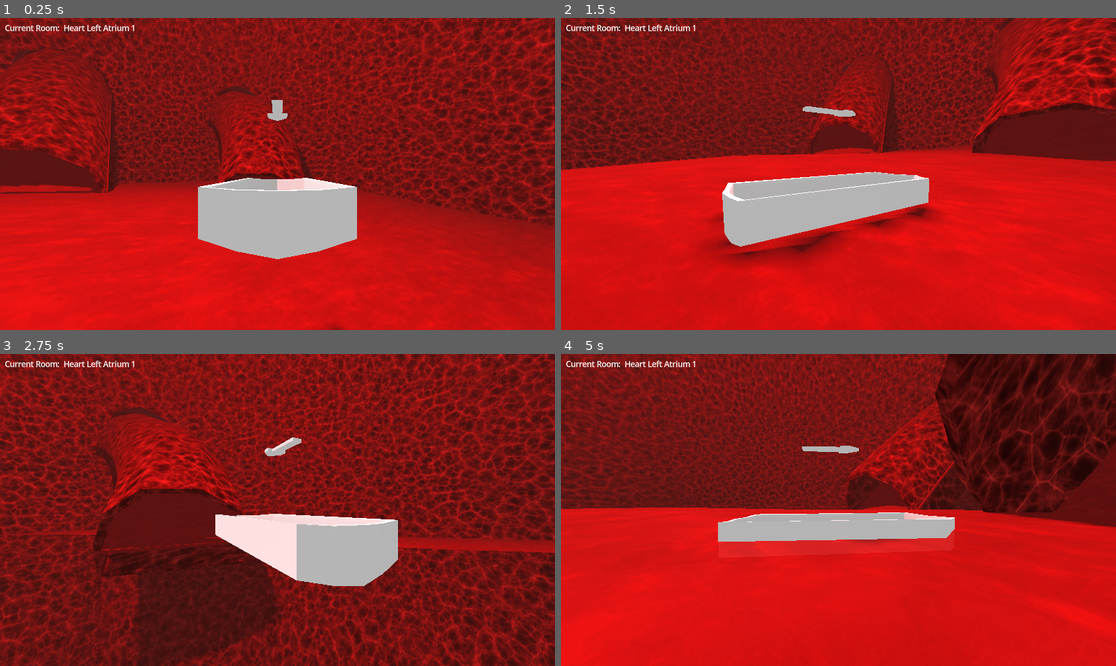
Above: before the commit, frames 1-4 (two rows, left to right).
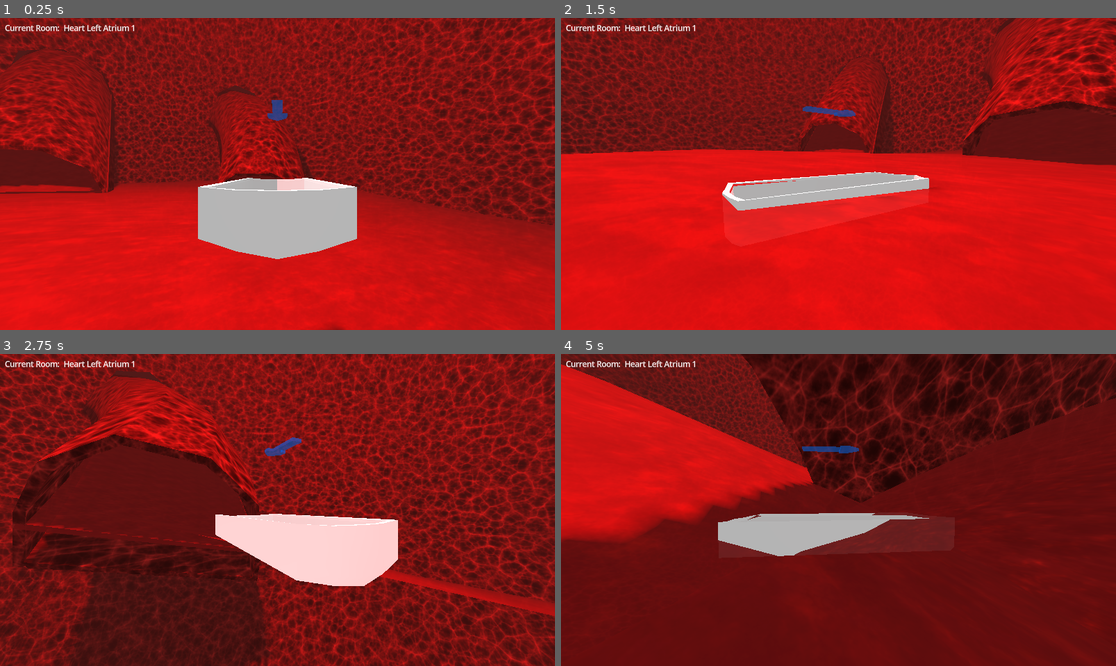
Above: after the commit, the same moments.

Repository: petegilb/bloodstream
Game: Godot game, scene res://levels/mainlevel.tscn
Two runs of this game, one before a commit and one after it. Both use one fixed random seed, a clock stepped at 60 frames per second and the inputs below.
Inputs (mouse positions are in pixels of both pictures, inside the frame that each line leads up to):
- Up to frame 1 (0.25 s): no input
- Up to frame 2 (1.5 s): move the mouse to (866, 174) at 0.52 s; hold W (move_forward) from 0.53 s (still down); move the mouse to (810, 174) at 1.27 s
- Up to frame 3 (2.75 s): keep holding W (move_forward); move the mouse to (288, 503) at 2.02 s
- Up to frame 4 (5 s): keep holding W (move_forward); move the mouse to (832, 516) at 2.77 s; move the mouse to (877, 513) at 3.52 s; move the mouse to (794, 506) at 4.27 s

The runs differ from the first frame. In frame 1, 0.2% of the frame differs, in the area x 48-58%, y 26-53%; in frame 2, 25%; in frame 3, 48%; in frame 4, 79%, in the area x 0-100%, y 0-100%.

Commit message:
add upward trace to boat probe + allow moving out of water

Diff:
--- a/prefabs/boat_probe.gd
+++ b/prefabs/boat_probe.gd
@@ -11,11 +11,19 @@
 
 func _physics_process(_delta: float) -> void:
     # water_height = 0
-    in_water = $WaterCast.is_colliding() || check_underneath()
+    in_water = $WaterCast.is_colliding() || $UpWaterCast.is_colliding() # || check_underneath()
     if in_water:
-        last_collision = $WaterCast.get_collision_point()
-        water_height = last_collision.y
-        if $WaterCast.is_colliding():
+        # last_collision = $WaterCast.get_collision_point()
+        # water_height = last_collision.y
+        if $UpWaterCast.is_colliding():
+            last_collision = $UpWaterCast.get_collision_point()
+            water_height = last_collision.y
+            var possible_collision = $WaterCast.get_collider()
+            if possible_collision != null:
+                collision_object = possible_collision
+        elif $WaterCast.is_colliding():
+            last_collision = $WaterCast.get_collision_point()
+            water_height = last_collision.y
             var possible_collision = $WaterCast.get_collider()
             if possible_collision != null:
                 collision_object = possible_collision
--- a/prefabs/boat_probe.tscn
+++ b/prefabs/boat_probe.tscn
@@ -8,3 +8,7 @@
 [node name="WaterCast" type="RayCast3D" parent="."]
 target_position = Vector3(0, -0.5, 0)
 collision_mask = 2
+
+[node name="UpWaterCast" type="RayCast3D" parent="."]
+target_position = Vector3(0, 5, 0)
+collision_mask = 2
--- a/scripts/boat.gd
+++ b/scripts/boat.gd
@@ -9,6 +9,7 @@
 @export var backward_row_force := 10
 @export var turn_force := 2
 @export var depth_bias := .5
+@export var non_submerged_movement_modifer := .4
 
 @onready var gravity: float = ProjectSettings.get_setting("physics/3d/default_gravity")
 @onready var probes: Array[Node] = $ProbeContainer.get_children()
@@ -70,6 +71,21 @@
 				apply_torque(Vector3(0, 1, 0)*turn_force)
 			if Input.is_action_pressed("move_right"):
 				apply_torque(Vector3(0, -1, 0)*turn_force)
+	else:
+		# allow moving outside of water just in case (it's weaker than normal)
+		if Input.is_action_pressed("move_forward"):
+			apply_central_force(global_transform.basis.z*forward_row_force * non_submerged_movement_modifer)
+		if Input.is_action_pressed("move_backward"):
+			apply_central_force(-global_transform.basis.z*forward_row_force * non_submerged_movement_modifer)
+			if Input.is_action_pressed("move_left"):
+				apply_torque(Vector3(0, -1, 0)*turn_force)
+			if Input.is_action_pressed("move_right"):
+				apply_torque(Vector3(0, 1, 0)*turn_force)
+		else:
+			if Input.is_action_pressed("move_left"):
+				apply_torque(Vector3(0, 1, 0)*turn_force)
+			if Input.is_action_pressed("move_right"):
+				apply_torque(Vector3(0, -1, 0)*turn_force)
 
 
 
